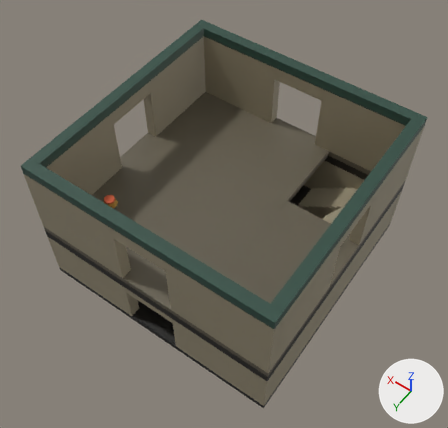
The FBX model Assets/_Project/Art/Models/Castle/LateMedieval/LateStairDown.fbx, before and after one commit.
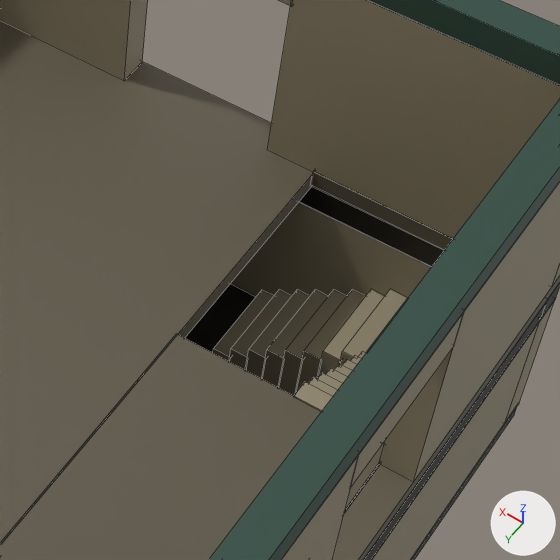
Old and new are each drawn whole from a camera (50 mm lens) standing at (-10.33, 14.94, 25.93) and looking at (-0.08, 0.59, 3.39) and again close up on the part from 52% to 90% of the width and 23% to 63% of the height. The lights are fixed; the arrows at lower right show +X, +Y and +Z. The last two pictures show the newer version. The close-ups show mesh edges as thin lines.

Objects in the first close-up: 'LateStairDown'.
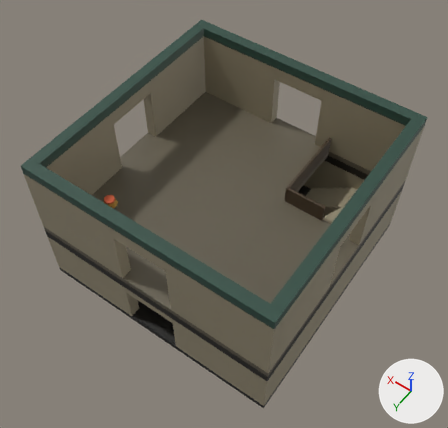
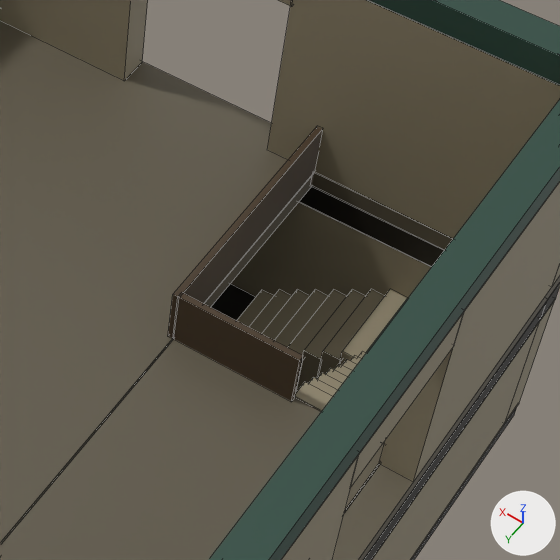
Location of each change, (x1, y1, x2, y2) in pixels of the close-ups (560 x 560 px):
part 1 of me_latestairdownmesh, added
    after: (168, 127, 323, 339)
part 2 of me_latestairdownmesh, added (brown)
    after: (173, 293, 303, 401)

Patch to the scene script:
```diff
--- a/Assets/_Project/Art/Models/Castle/LateMedieval/LateStairDown.fbx.py
+++ b/Assets/_Project/Art/Models/Castle/LateMedieval/LateStairDown.fbx.py
@@ mat_latestairdown_oak @@
+mat_latestairdown_oak = principled_material('LateStairDown_oak')
+mat_latestairdown_oak.texture = img_plunderspellpalette_png
@@ me_latestairdownmesh @@
 # used by ob_latestairdown; location = (0.0, 0.0, 0.0)
-me_latestairdownmesh.from_pydata(...)  # 472 vertices, 344 faces; spans x -6.01..6.01, y -6.01..6.01, z -0.01..7.61
+me_latestairdownmesh.from_pydata(...)  # 488 vertices, 356 faces; spans x -6.01..6.01, y -6.01..6.01, z -0.01..7.61
+# me_latestairdownmesh part 1: a new loose piece, a box spanning x -2.11..-2.01, y -5.51..-1.51, z 3.59..4.51, in mat_latestairdown_oak (picture img_plunderspellpalette_png)
+# me_latestairdownmesh part 2: a new loose piece, a box spanning x -4.01..-2.09, y -1.61..-1.51, z 3.59..4.51, in mat_latestairdown_oak (picture img_plunderspellpalette_png)
 me_latestairdownmesh.materials.append(mat_latestairdown_bone_black)
@@ me_latestairdownmesh @@
 me_latestairdownmesh.materials.append(mat_latestairdown_madder)
+me_latestairdownmesh.materials.append(mat_latestairdown_oak)  # picture img_plunderspellpalette_png
```
